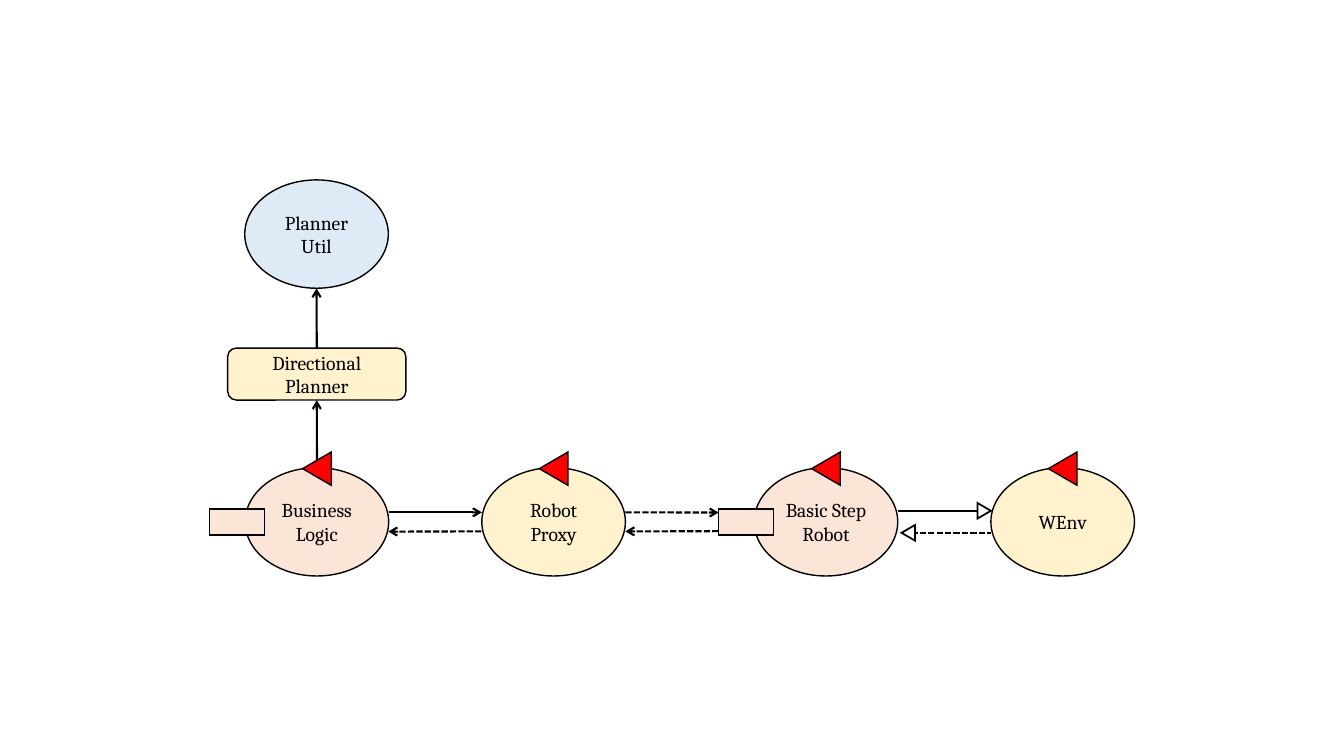
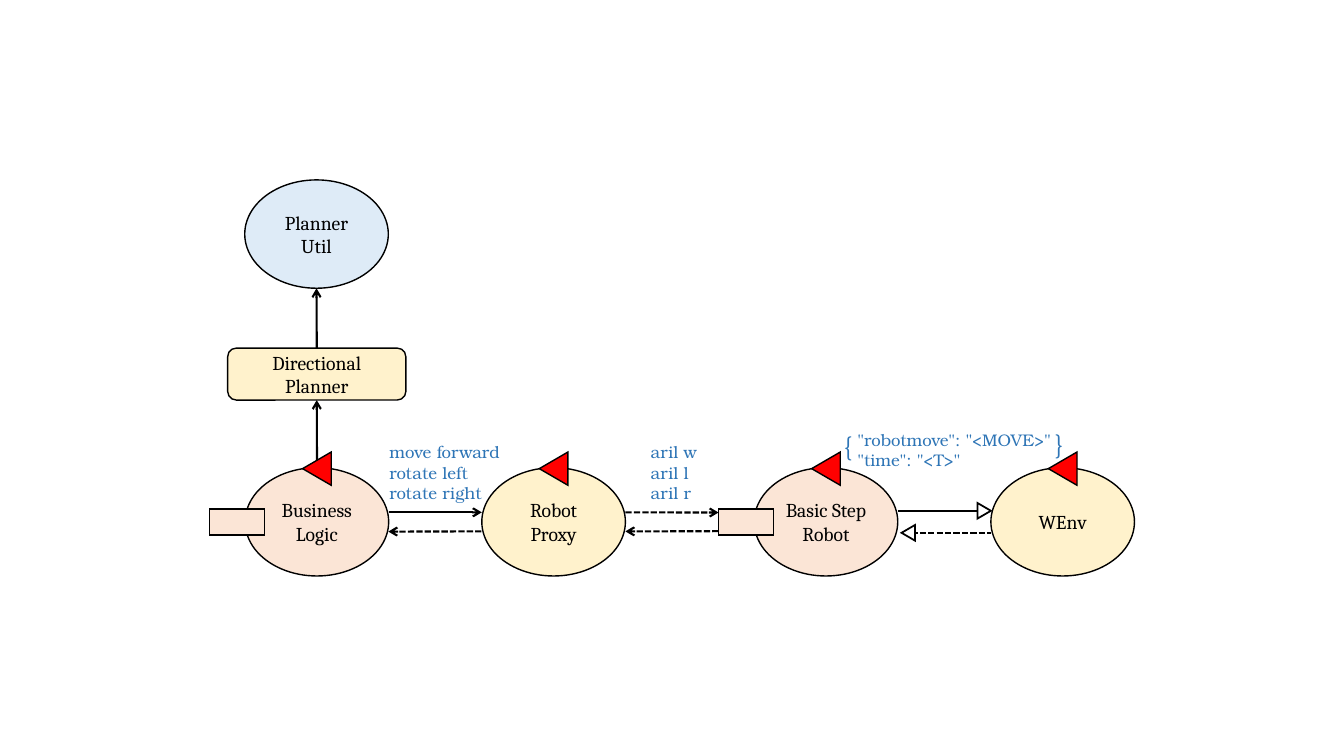
Before and after one commit to JackFantaz/FantazziniGiacomoIss, a slide deck: slide 4 of FinalTask/userDocs/img/final_task_schema.pptx. Drawn at 1344x756 pixels with LibreOffice and Linux fonts; fonts in the diff are those of the drawing. Boxes give left, top, right and bottom in pixels: in the first picture for what was removed or moved away, otherwise in the second. Text is boxed around its words. In the diff, an @@ line names an element or a change of style, - is before the commit and + after.

```diff
--- a/FinalTask/userDocs/img/final_task_schema.pptx
+++ b/FinalTask/userDocs/img/final_task_schema.pptx
@@ text added at box(389, 445, 500, 503), 12 pt, text #2E75B6 @@
+move forward
+rotate left
+rotate right
@@ text added at box(651, 446, 697, 499), 12 pt, text #2E75B6 @@
+aril w
+aril l
+aril r
@@ text added at box(835, 424, 863, 469), 20 pt, text #2E75B6 @@
+{
@@ text added at box(858, 434, 961, 467), 12 pt, text #2E75B6 @@
+"robotmove": "<MOVE>"
+"time": "<T>"
@@ text added at box(1046, 422, 1074, 467), 20 pt, text #2E75B6 @@
+}
```
Also in this commit, not shown: 1 other slide changed, 2 slides removed, 4 other files.
